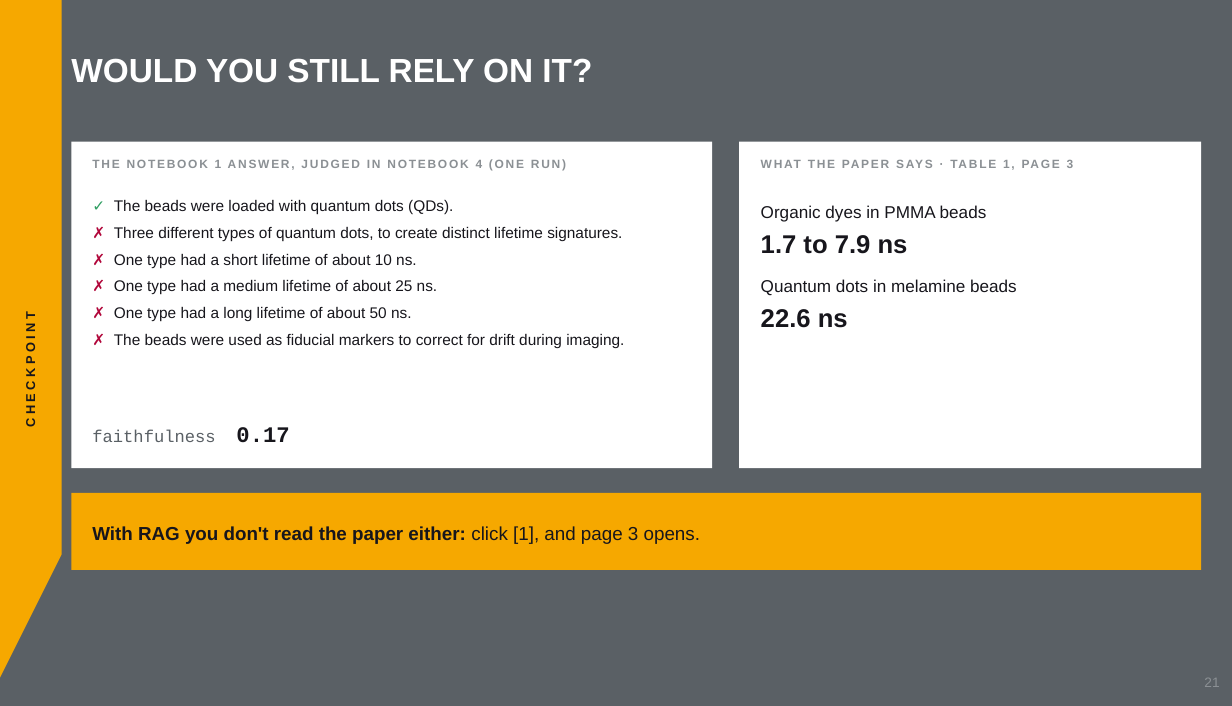
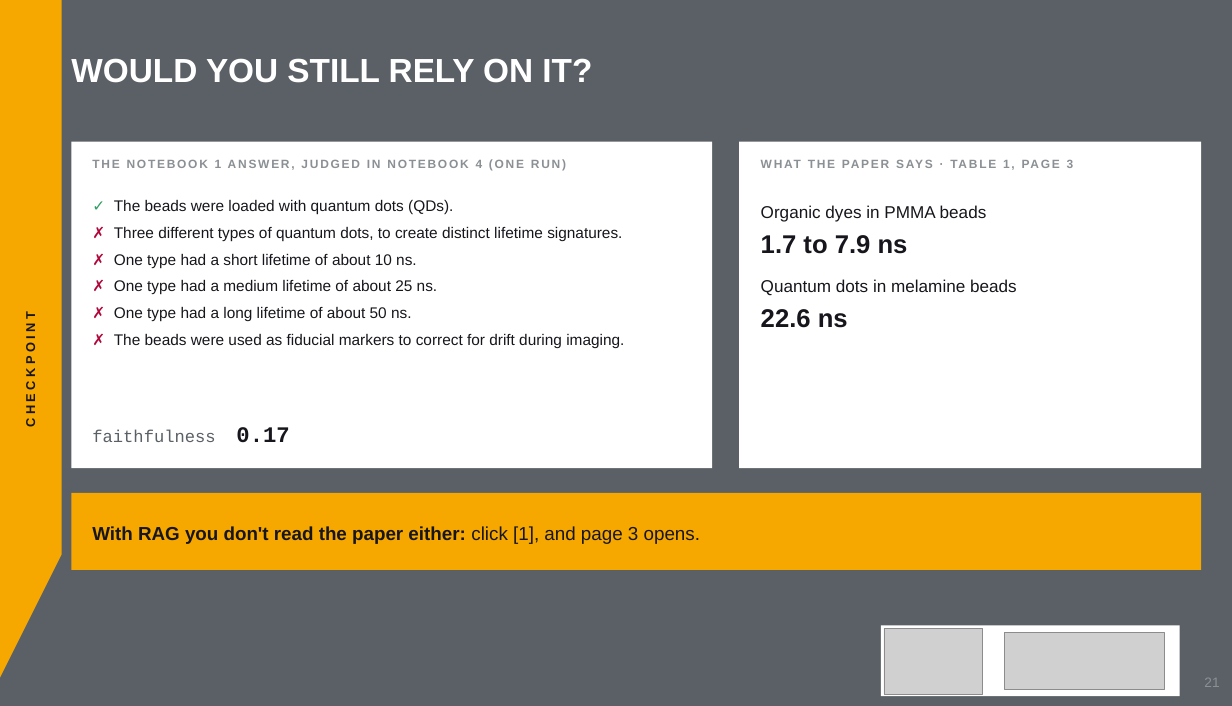
Before and after one commit to aihpi/workshop-rag-basics, a slide deck: slide 21 of slides/rag-workshop.pptx. Drawn at 1232x706 pixels with LibreOffice and Linux fonts; fonts in the diff are those of the drawing; grey boxes stand for pictures. Boxes give left, top, right and bottom in pixels: in the first picture for what was removed or moved away, otherwise in the second. Text is boxed around its words. In the diff, an @@ line names an element or a change of style, - is before the commit and + after.

```diff
--- a/slides/rag-workshop.pptx
+++ b/slides/rag-workshop.pptx
@@ rectangle added at (881,625,1180,696), fill #FFFFFF @@
@@ picture added at (884,628,983,694) @@
@@ picture added at (1004,633,1164,689) @@
```
Also in this commit, not shown: 9 other slides changed, 2 other files.
